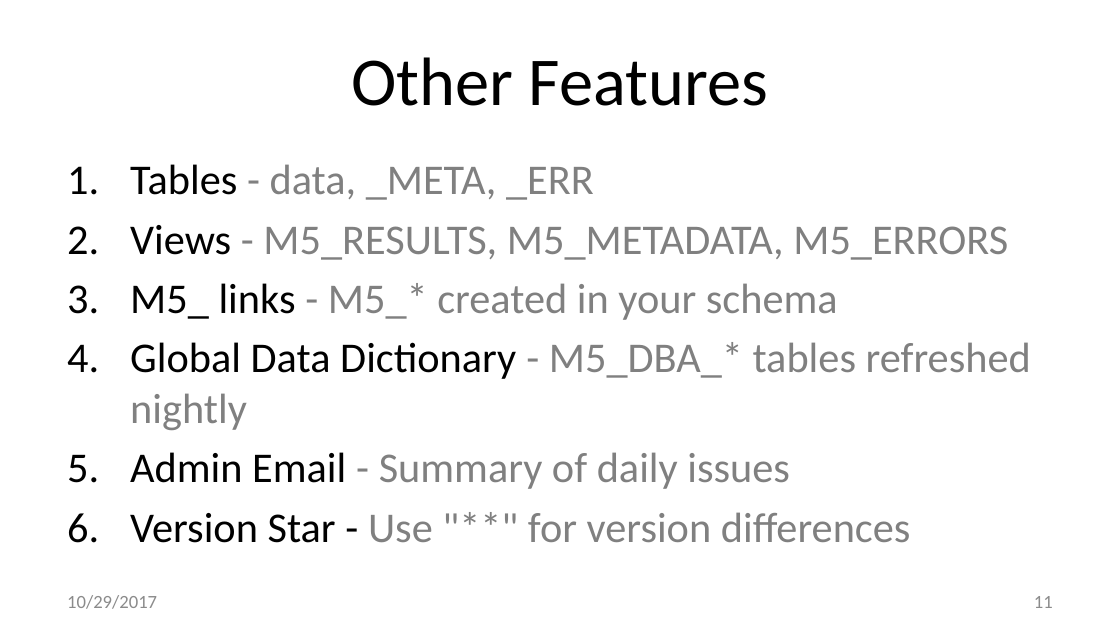
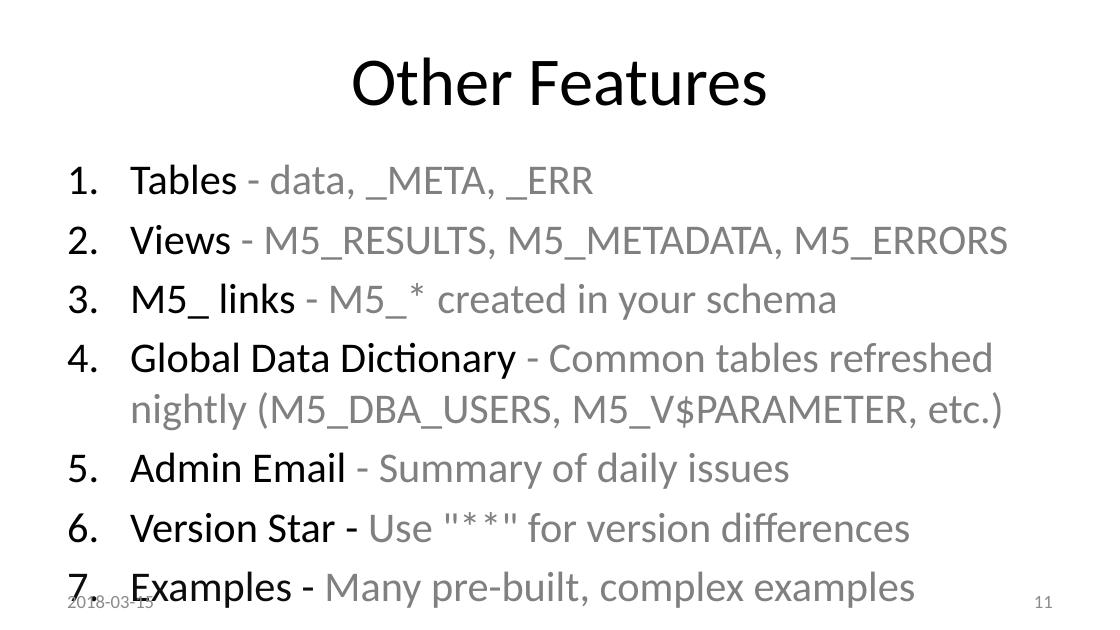
Before and after one commit to method5/method5.github.io, a slide deck: slide 11 of presentations/Method5.pptx. Drawn at 1120x630 pixels with LibreOffice and Linux fonts; fonts in the diff are those of the drawing; background and template pictures are left out. Boxes give left, top, right and bottom in pixels: in the first picture for what was removed or moved away, otherwise in the second. Text is boxed around its words. In the diff, an @@ line names an element or a change of style, - is before the commit and + after.

```diff
--- a/presentations/Method5.pptx
+++ b/presentations/Method5.pptx
@@ text at bbox=[130, 342, 1004, 430]: text changed @@
-4. Global Data Dictionary - M5_DBA_* tables refreshed nightly
+4. Global Data Dictionary - Common tables refreshed nightly (M5_DBA_USERS, M5_V$PARAMETER, etc.)
@@ text at bbox=[67, 592, 154, 608]: text changed @@
-10/29/2017
+2018-03-15
@@ text at bbox=[130, 571, 916, 608]: paragraph added @@
+7. Examples - Many pre-built, complex examples
```
Also in this commit, not shown: 20 other slides changed, 4 slides added.
